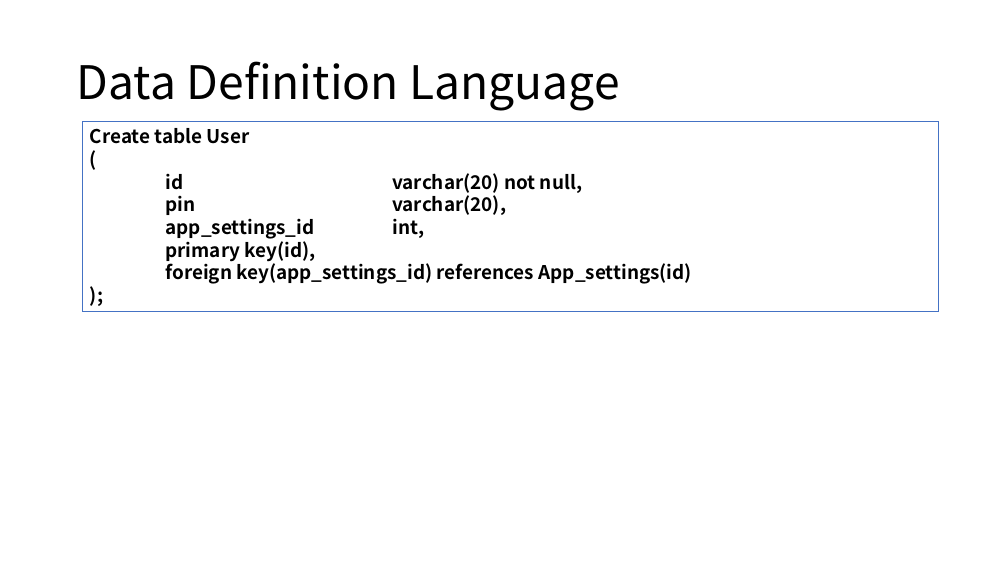
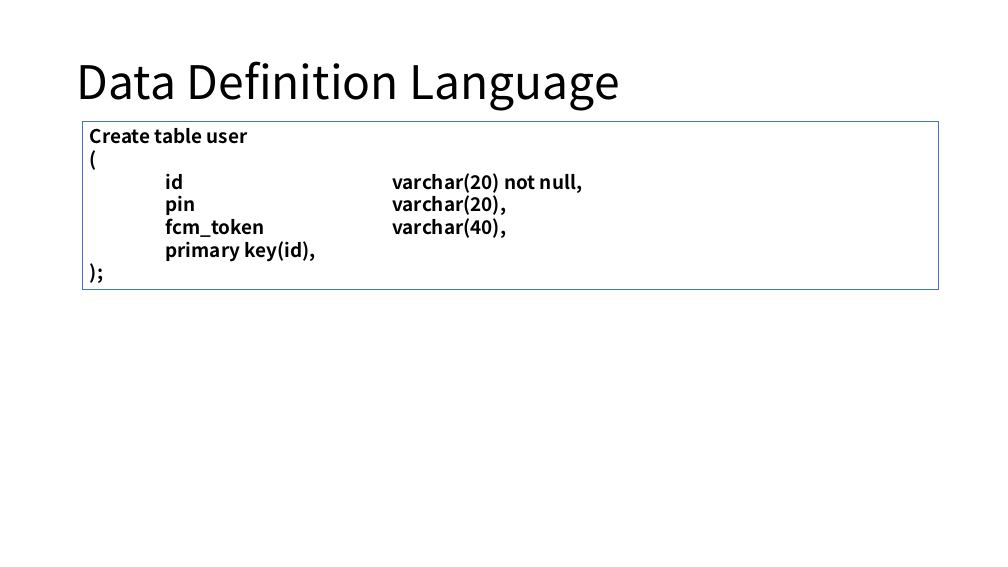
Before and after one commit to sjy286/raspberry_server, a slide deck: slide 7 of Rasp_data.pptx. Drawn at 1008x567 pixels with LibreOffice and Linux fonts; fonts in the diff are those of the drawing. Boxes give left, top, right and bottom in pixels: in the first picture for what was removed or moved away, otherwise in the second. Text is boxed around its words. In the diff, an @@ line names an element or a change of style, - is before the commit and + after.

```diff
--- a/Rasp_data.pptx
+++ b/Rasp_data.pptx
@@ rectangle "Create table user": place and size @@
-rectangle "Create table user" at [82,121,938,312]
+rectangle "Create table user" at [82,121,938,289]
@@ text in rectangle at [90,128,248,144]: text changed @@
-Create table User
+Create table user
@@ text in rectangle at [392,218,506,238]: text changed @@
-app_settings_id int,
+fcm_token varchar(40),
@@ text in rectangle at [166,260,692,284]: paragraph removed @@
-foreign key(app_settings_id) references App_settings(id)
```
Also in this commit, not shown: 9 other slides changed, 1 slide removed, 8 other files.
